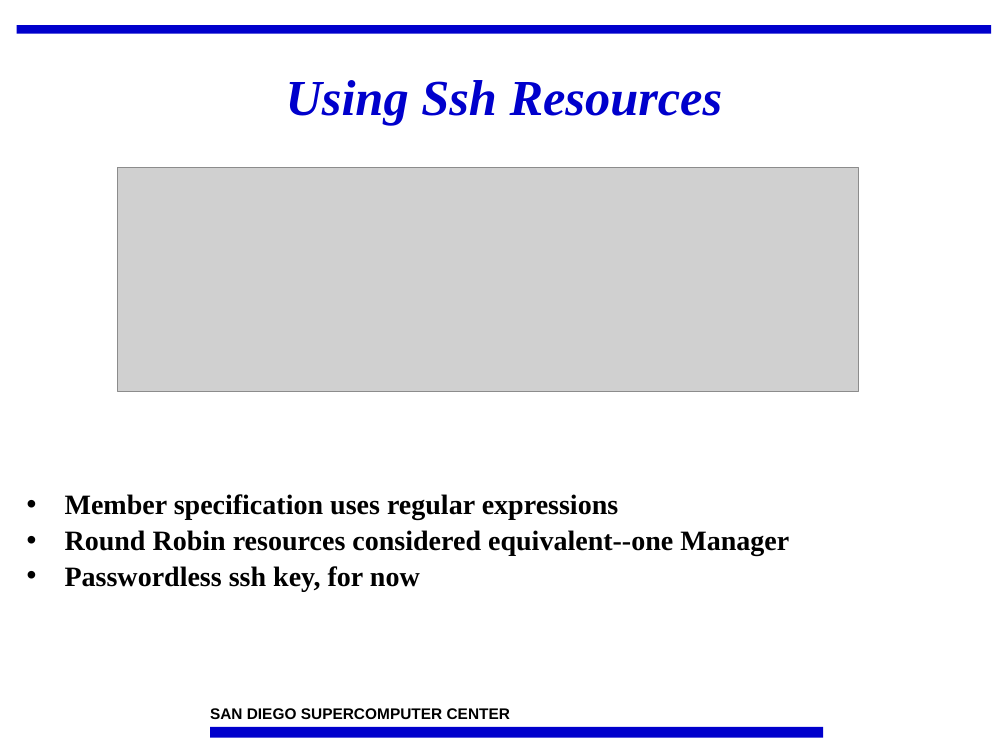
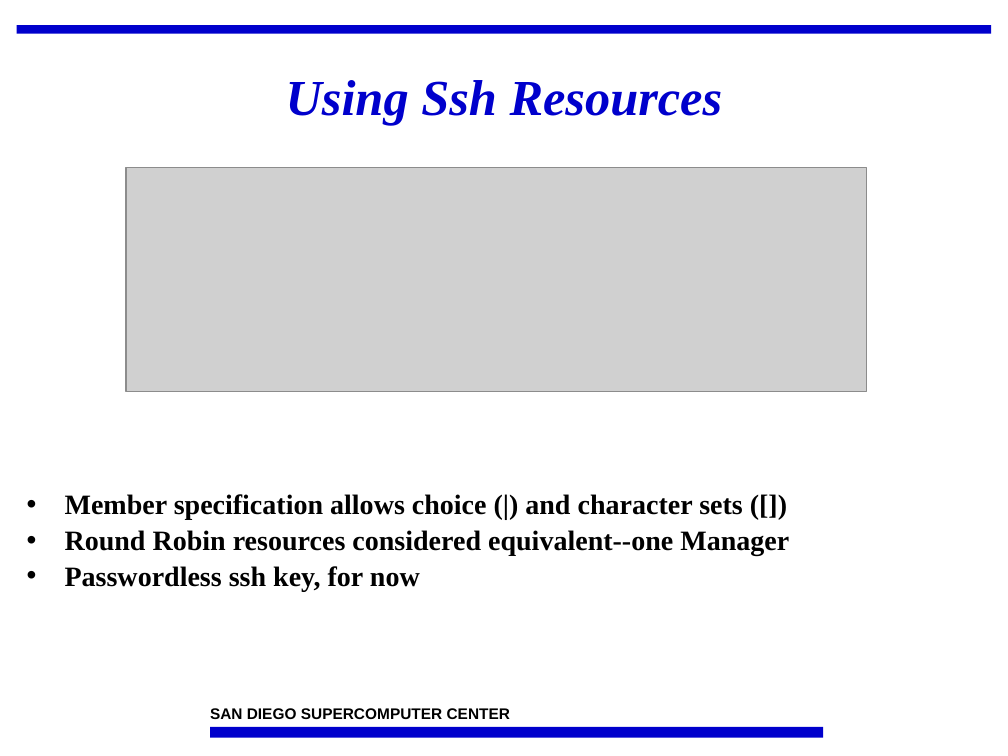
Before and after one commit to IncaProject/inca-xsede, a slide deck: slide 11 of talks/feb-06-workshop/incat.ppt. Drawn at 1008x756 pixels with LibreOffice and Linux fonts; fonts in the diff are those of the drawing; grey boxes stand for pictures; background and template pictures are left out. Boxes give left, top, right and bottom in pixels: in the first picture for what was removed or moved away, otherwise in the second. Text is boxed around its words. In the diff, an @@ line names an element or a change of style, - is before the commit and + after.

```diff
--- a/talks/feb-06-workshop/incat.ppt
+++ b/talks/feb-06-workshop/incat.ppt
@@ picture: place and size @@
-picture at <box>118,168,859,392</box>
+picture at <box>126,168,867,392</box>
@@ text at <box>65,494,743,520</box>: text changed @@
-• Member specification uses regular expressions
+• Member specification allows choice (|) and character sets ([])
```
Also in this commit, not shown: 5 other slides changed, 1 slide added, 1 slide removed.
